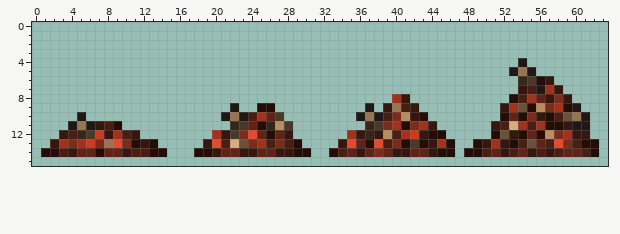
A pixel-art sprite gets an edit: content/Entities/Resources/resource.meat.png. The first picture shows the starting point.
The file is 64x16 pixels. The old version is drawn lined up with the new one.
Once edited:
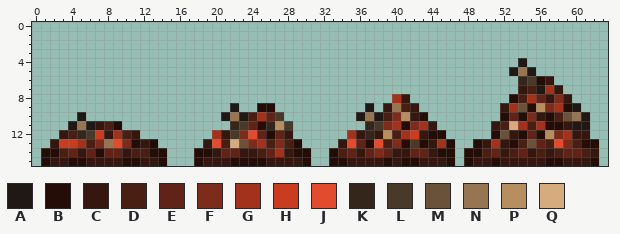
Palette (. is transparent): A #201814  B #240d06  C #35170f  D #491f14  E #612318  F #7d2c1c  G #a2321c  H #ca3c1f  J #e34b2e  K #34261a  L #493928  M #695239  N #977452  P #b78e5f  Q #d6ac7e
Changes in this commit:
whole drawing moved by +0,-1 (the old picture is shown already moved)
Colour B now appears in row 15 at x 1, 4 to 5, 10 to 11, 14, 18, 22 to 25, 30, 33 to 34, 39, 41 to 42, 46, 48, 51, 57 to 58 and 62.
Colour C now appears in row 15 at x 2 to 3, 6 to 9, 12 to 13, 19 to 21, 26 to 29, 35 to 38, 40, 43 to 45, 49 to 50, 52 to 56 and 59 to 61.
The author changed colour B to colour C in row 14 at x 62.
The author changed colour E to colour C in row 14 at x 5.
The author changed colour E to colour D in row 14 at x 25.
The author changed colour H to colour D in row 13 at x 6.
The author changed colour C to colour E in row 14 at x 4.
The author changed colour C to colour G in row 14 at x 27.
The author changed colour F to colour H in row 13 at x 4.
The author changed colour G to colour H in row 13 at x 3.
Pixel boxes of the changes (left, top, right, bottom) in both pictures:
changed: (41, 139, 167, 166)
changed: (194, 148, 599, 166)
